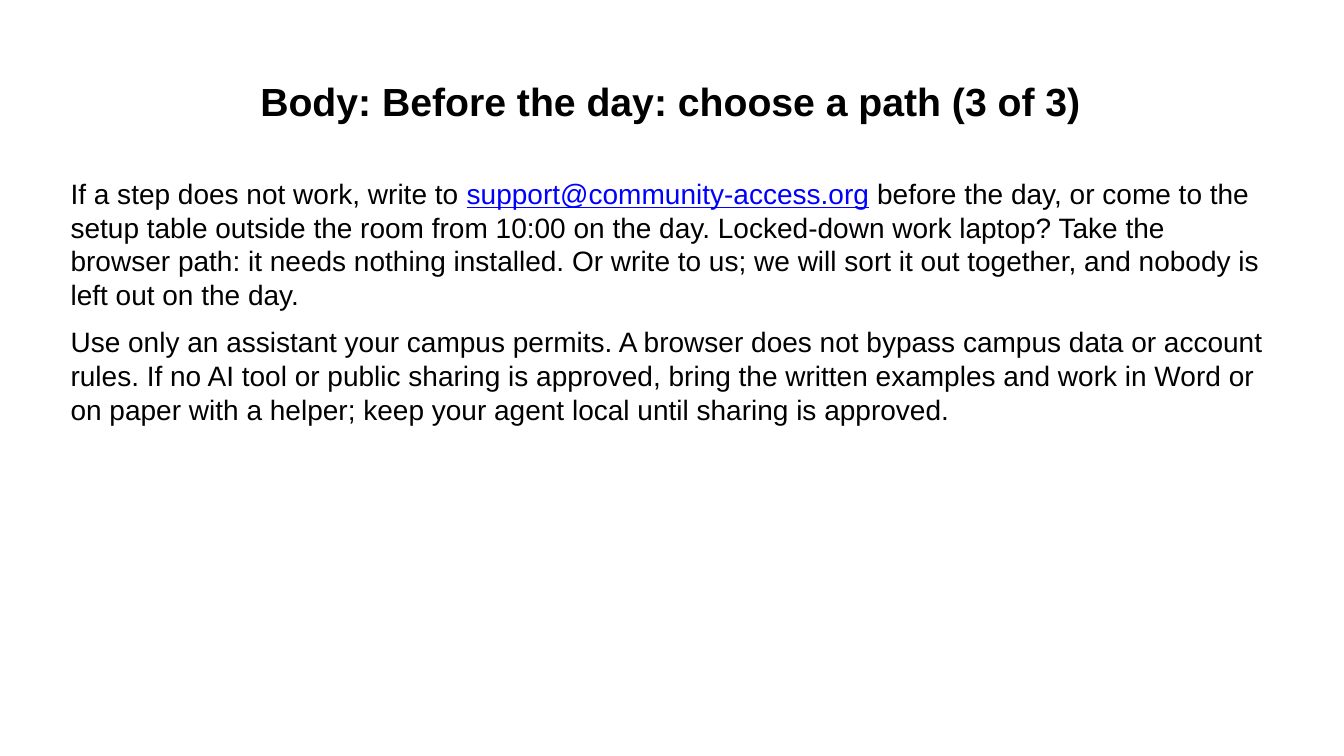
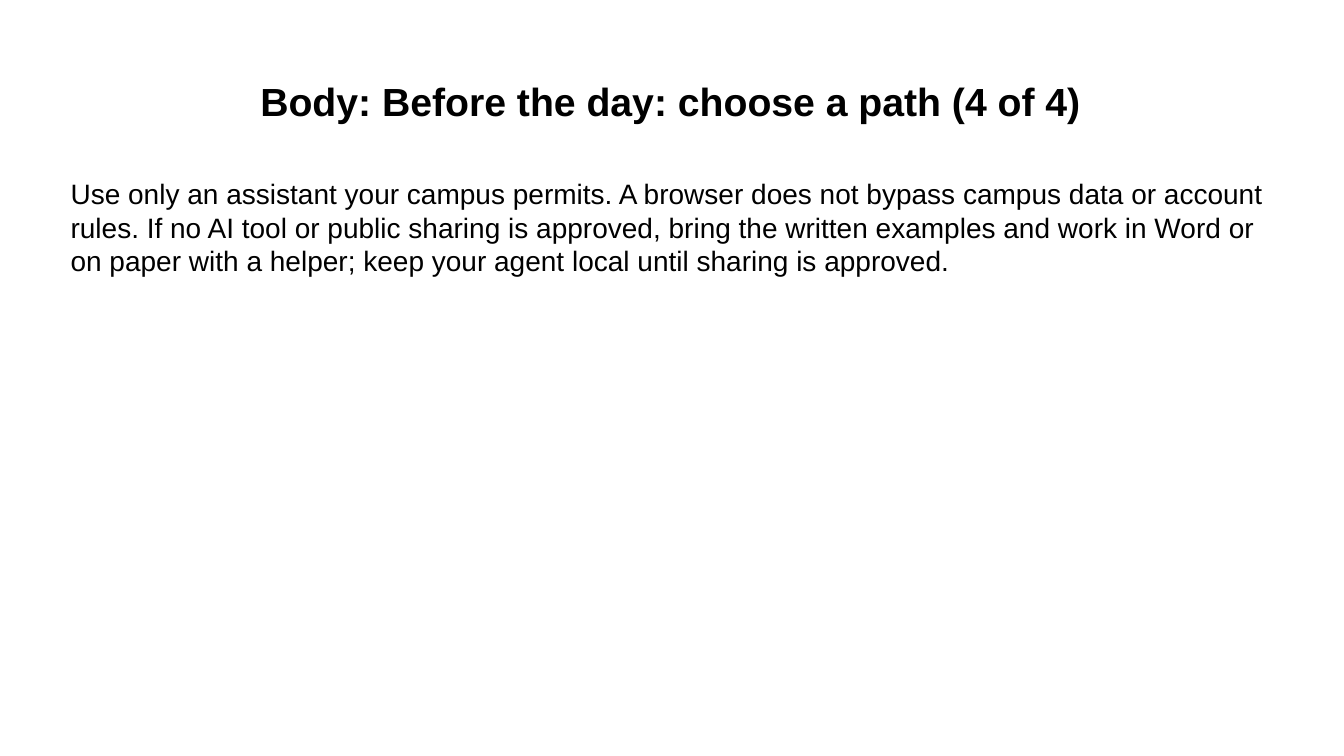
Before and after one commit to Community-Access/glow, a slide deck: slide 8 of docs/ahg-2026/pre-event-message.pptx (slide 7 before the commit). Drawn at 1344x756 pixels with LibreOffice and Linux fonts; fonts in the diff are those of the drawing. Boxes give left, top, right and bottom in pixels: in the first picture for what was removed or moved away, otherwise in the second. Text is boxed around its words. In the diff, an @@ line names an element or a change of style, - is before the commit and + after.

```diff
--- a/docs/ahg-2026/pre-event-message.pptx
+++ b/docs/ahg-2026/pre-event-message.pptx
@@ title at [260, 87, 1080, 124]: text changed @@
-Body: Before the day: choose a path (3 of 3)
+Body: Before the day: choose a path (4 of 4)
@@ text at [71, 183, 1258, 310]: paragraph removed @@
-If a step does not work, write to support@community-access.org before the day, or come to the setup table outside the room from 10:00 on the day. Locked-down work laptop? Take the browser path: it needs nothing installed. Or write to us; we will sort it out together, and nobody is left out on the day.
```
Also in this commit, not shown: 5 other slides changed, 4 slides added, 10 other files.
